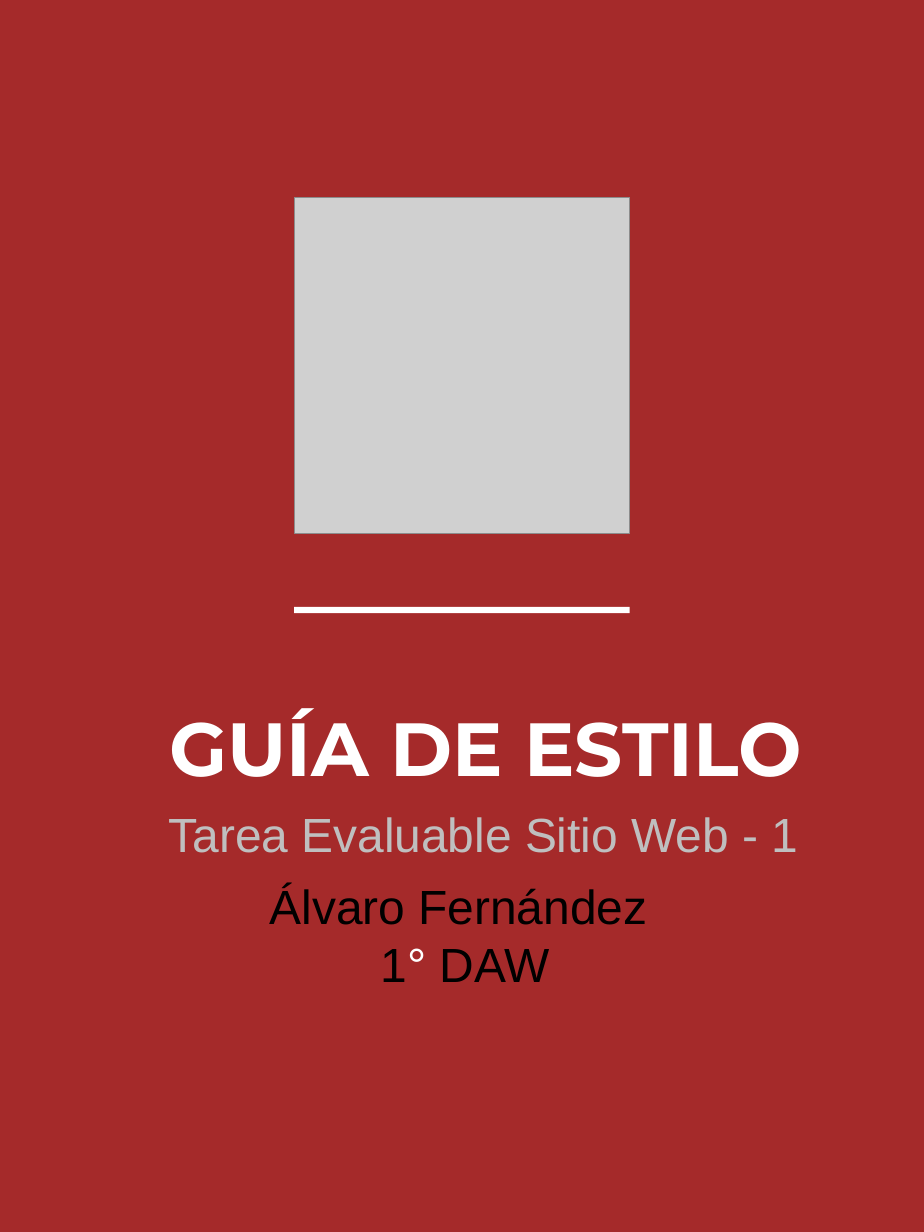
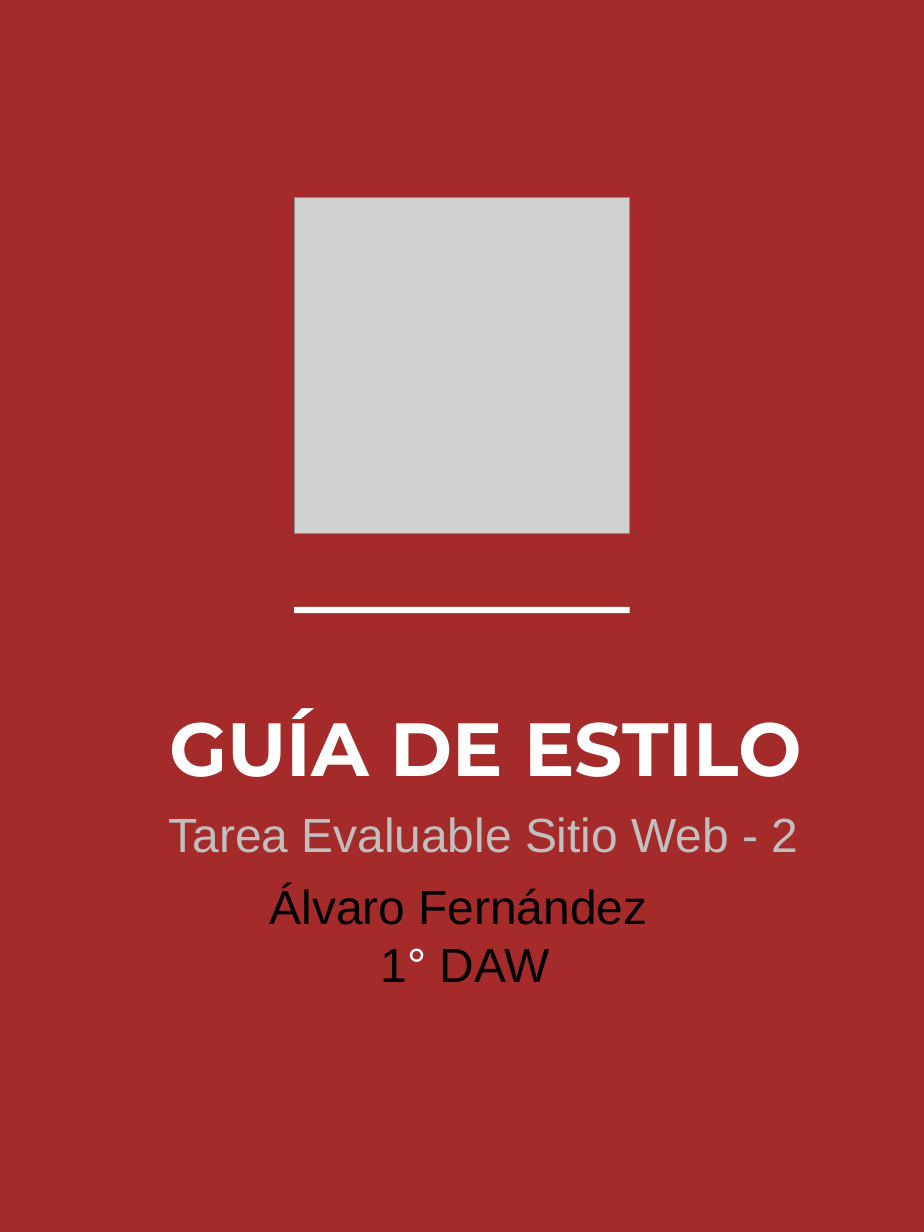
Before and after one commit to mch56693/PHP, a slide deck: slide 1 of sitioWeb/guiaEstilos/guiaEstilos-sitioWeb.pptx. Drawn at 924x1232 pixels with LibreOffice and Linux fonts; fonts in the diff are those of the drawing; grey boxes stand for pictures. Boxes give left, top, right and bottom in pixels: in the first picture for what was removed or moved away, otherwise in the second. Text is boxed around its words. In the diff, an @@ line names an element or a change of style, - is before the commit and + after.

Commit message:
sitio web final

```diff
--- a/sitioWeb/guiaEstilos/guiaEstilos-sitioWeb.pptx
+++ b/sitioWeb/guiaEstilos/guiaEstilos-sitioWeb.pptx
@@ text at (169,817,798,853): text changed @@
-Tarea Evaluable Sitio Web - 1
+Tarea Evaluable Sitio Web - 2
```
Also in this commit, not shown: 3 other slides changed, 1 slide added, 5 other files.
